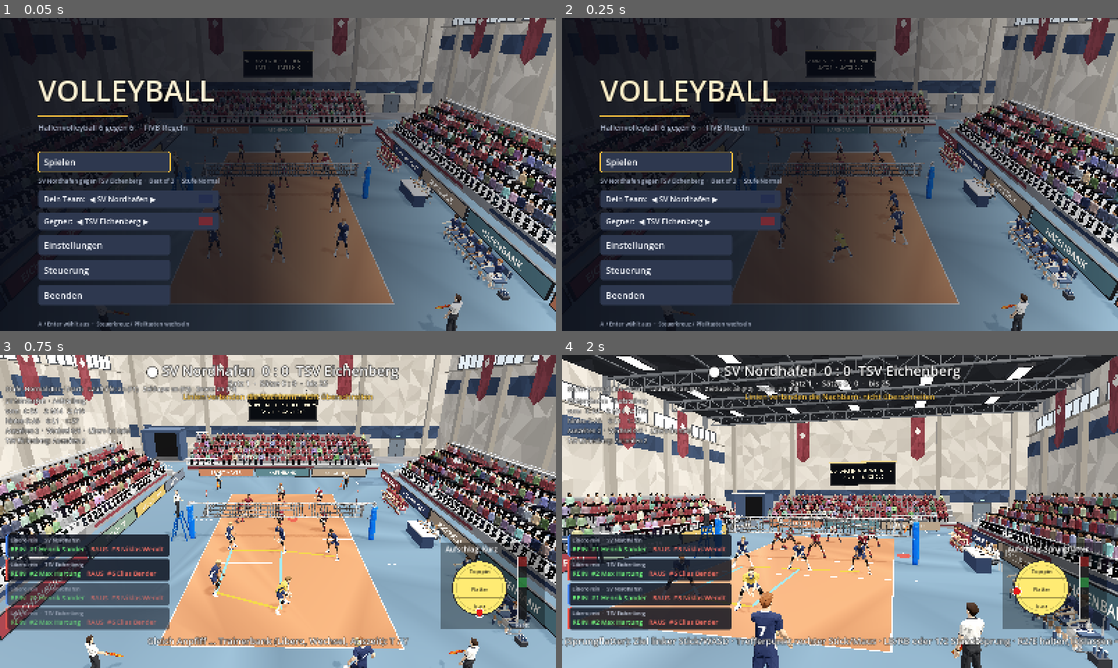
Above: before the commit, frames 1-4 (two rows, left to right).
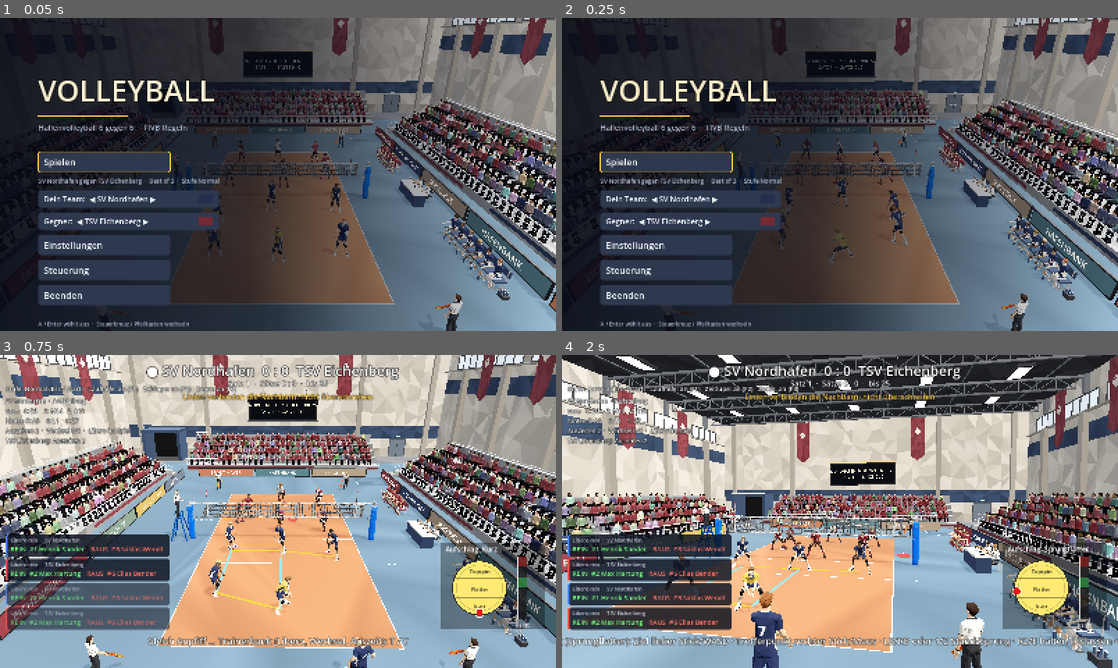
Above: after the commit, the same moments.

Repository: MattrixDev/volleyball_game
Game: Godot game, scene res://scenes/main.tscn
Same seed, same stepped clock (60 frames per second), same inputs: the game is played once before the commit and once after it.
Inputs (mouse positions are in pixels of both pictures, inside the frame that each line leads up to):
- Up to frame 1 (0.05 s): no input
- Up to frame 2 (0.25 s): no input
- Up to frame 3 (0.75 s): tap Enter at 0.5 s; move the mouse to (400, 495) at 0.52 s; hold D (move_right) from 0.53 s (still down); tap K (aim_down) at 0.6 s; click (400, 495) at 0.67 s
- Up to frame 4 (2 s): move the mouse to (728, 527) at 1.27 s; release D (move_right) at 1.28 s; hold S (move_down) from 1.28 s (still down); tap J (aim_left) at 1.35 s

The runs differ from the first frame. In frame 1, less than 0.1% of the frame differs, in the area x 37-63%, y 44-79%; in frame 2, less than 0.1%; in frame 3, less than 0.1%; in frame 4, nothing differs.

Commit message:
Treffpunkte: Zehenstand beim Standaufschlag, Bagger-Zuspiel mit Plattform, Halten im Treffpunkt bei spaetem Kontakt, Hocke fuer tiefe Baelle, weiche IK-Streckung
Co-Authored-By: Claude Opus 5.5 (1M context) <noreply@anthropic.com>
Claude-Session: https://claude.ai/code/session_01YMmMmpejJfgndmMikxTWfF

Diff:
--- a/scripts/anim_lab.gd
+++ b/scripts/anim_lab.gd
@@ -26,6 +26,7 @@
 var _trace_id := ""  # --lab-trace=A3:4440:4470 druckt Gelenke eines Spielers
 var _trace_f0 := 0
 var _trace_f1 := 0
+var _trace_joint := "sh_r"
 
 # --- Filmen
 var shots := []
@@ -65,6 +66,8 @@
 			_trace_id = tr[0]
 			_trace_f0 = int(tr[1])
 			_trace_f1 = int(tr[2])
+			if tr.size() > 3:
+				_trace_joint = tr[3]
 		elif a.begins_with("--lab-end="):
 			_end_tick = int(a.get_slice("=", 1))
 	if match_node.has_signal("contact"):
@@ -205,7 +208,8 @@
 	_prev[p] = cur
 	if _trace_id == id and tick >= _trace_f0 and tick <= _trace_f1:
 		var ft: Dictionary = p._feet
-		print("T%d %s sh_r=%s anim=%s phys=%s ikw=%s feet=%s" % [tick, id, f.j["sh_r"].quaternion, f._q.get("sh_r"), f._pq.get("sh_r"), f._ik_last.get("arm_r"), {"l": [ft.get("l", {}).get("on"), snappedf(ft.get("l", {}).get("w", 0), 0.01)], "r": [ft.get("r", {}).get("on"), snappedf(ft.get("r", {}).get("w", 0), 0.01)]}])
+		var tj := _trace_joint
+		print("T%d %s %s=%s anim=%s phys=%s ikw=%s miss=%s feet=%s" % [tick, id, tj, f.j[tj].quaternion, f._q.get(tj), f._pq.get(tj), f._ik_last.get("arm_r"), p._feet_miss, {"l": [ft.get("l", {}).get("on"), snappedf(ft.get("l", {}).get("w", 0), 0.01)], "r": [ft.get("r", {}).get("on"), snappedf(ft.get("r", {}).get("w", 0), 0.01)]}])
 
 
 func _on_contact(kind: String, pos: Vector3, _strength: float) -> void:
@@ -239,7 +243,7 @@
 		if df < d:
 			d = df
 			part = "forearm_" + sd
-	var c := {"tick": tick, "kind": kind, "player": _pid(p), "anim": p.anim_kind, "tech": p.anim_tech, "dist": snappedf(d, 0.001), "part": part}
+	var c := {"tick": tick, "kind": kind, "player": _pid(p), "anim": p.anim_kind, "tech": p.anim_tech, "dist": snappedf(d, 0.001), "part": part, "rel": snappedf(p.now - p.anim_t, 0.001), "pt": snappedf(pos.distance_to(p.contact_pt), 0.001)}
 	_contacts.append(c)
 	if d > T_HAND_BALL:
 		_events.append({"type": "contact_far", "player": _pid(p), "team": p.team, "num": p.number, "f0": tick, "f1": tick, "peak_f": tick, "peak": snappedf(d, 0.001), "anim": p.anim_kind, "tech": p.anim_tech, "joint": part, "ctx": kind})
--- a/scripts/figure.gd
+++ b/scripts/figure.gd
@@ -465,7 +465,14 @@
 	var u := up.global_position
 	var l1 := u.distance_to(mid.global_position)
 	var l2 := mid.global_position.distance_to(end.global_position)
-	var dist := clampf(u.distance_to(target), absf(l1 - l2) + 0.001, l1 + l2 - 0.0005)
+	# Weiche Streckung: kurz vor ganz gestreckt waechst der Abstand nur noch langsam. Sonst
+	# schnappt das Gelenk beim Hineinreichen in einem Takt von gestreckt auf gebeugt.
+	var reach := l1 + l2
+	var soft := reach * 0.06
+	var raw := u.distance_to(target)
+	if raw > reach - soft:
+		raw = reach - soft + soft * (1.0 - exp(-(raw - reach + soft) / soft))
+	var dist := clampf(raw, absf(l1 - l2) + 0.001, reach - 0.0005)
 	# 1. Scharnier: zweimal messen und nachbeugen (die Achse liegt nicht ganz quer zum Glied)
 	for it in 2:
 		var cur := u.distance_to(end.global_position)
--- a/scripts/match.gd
+++ b/scripts/match.gd
@@ -1329,7 +1329,8 @@
 		serve_ideal = clock + Ballistics.time_to_height(ball.position, ball_vel, 3.2)
 	else:
 		ball_vel = Vector3(0.0, 5.0, 0.0)
-		serve_ideal = clock + Ballistics.time_to_height(ball.position, ball_vel, 2.5)
+		# 2,32 m: so hoch reicht der gestreckte Arm auf den Zehenspitzen.
+		serve_ideal = clock + Ballistics.time_to_height(ball.position, ball_vel, 2.32)
 	last_action = "toss"
 	last_touch_team = serving_team
 	ai_serve_e = ai_e("serve")
@@ -2896,8 +2897,10 @@
 	if opp != null and not opp.done:
 		opp.player.anim_kind = opp.kind
 		opp.player.anim_tech = opp.tech
-		opp.player.anim_t = opp.t
-		opp.player.contact_pt = opp.point
+		# Zu spaet dran: die Bewegung haelt kurz im Treffpunkt an, bis der Ball wirklich gespielt wird
+		opp.player.anim_t = maxf(opp.t, minf(clock, opp.t + 0.12))
+		# Zu spaet dran: Arme und Haende gehen dem Ball nach, statt am geplanten Punkt zu warten.
+		opp.player.contact_pt = opp.point.lerp(ball.position, smoothstep(0.0, 0.05, clock - opp.t))
 		opp.player.contact_aim = _contact_aim(opp)
 		opp.player.contact_on = true
 	if phase == Phase.PRE_SERVE or (phase == Phase.TOSS and not serve_done):
--- a/scripts/player.gd
+++ b/scripts/player.gd
@@ -156,6 +156,7 @@
 	anim_kind = ""
 	anim_t = -10.0
 	contact_on = false
+	_reach_off = Vector3.ZERO
 	_vel = Vector3.ZERO
 	_last_pos = position
 
@@ -287,6 +288,7 @@
 	_was_dive = dive_timer > 0.0
 	if _getup > 0.0:
 		_getup = maxf(_getup - delta * (1.0 + 0.8 * _run_amt), 0.0)
+	_dt_pose = delta
 	var p := _target_pose()
 	fig.pose_spring(p, delta, _stiff)
 	_update_sec(delta)
@@ -318,6 +320,14 @@
 		y = maxf(jump_h, -fig.lowest_point(false))
 	_root_y = maxf(lerpf(_root_y, y, clampf(delta * 25.0, 0.0, 1.0)), -low)
 	fig.root_node.position.y = _root_y
+	# Standaufschlag: im Treffpunkt auf die Zehenspitzen, der Koerper streckt sich zum Ball.
+	_toe = 0.0
+	if anim_kind == "serve" and anim_tech == "stand" and not airborne:
+		var rs := now - anim_t
+		_toe = TOE_RISE * smoothstep(-0.22, -0.03, rs) * (1.0 - smoothstep(0.06, 0.28, rs))
+		fig.root_node.position.y += _toe
+		fig._sync()
+	_reach_ball(delta)
 	_plant_feet(delta)
 	_contact_ik()
 	_apply_hits()
@@ -446,6 +456,8 @@
 ## Stelle festgehalten, bis die Animation ihn anhebt oder er zu weit weg muss. Dann loest er sich
 ## weich und macht dabei einen kleinen Schritt zur neuen Stelle. So gleitet kein Fuss ueber den
 ## Boden, auch nicht beim Drehen auf der Stelle oder wenn Laufen und Schrittlaenge nicht genau passen.
+var _toe := 0.0  # m: Zehenstand (Standaufschlag), so weit heben sich Koerper und Fersen
+const TOE_RISE := 0.07
 var _feet_miss := {}  # Seite -> wie weit das Bein den festen Punkt im letzten Takt verfehlt hat
 var _sole_t := {}  # Seite -> Sohlenhoehe der Animation in diesem Takt (vor den Korrekturen)
 var _feet := {}  # Seite -> {on, anchor (Sprunggelenk Welt), basis (Fuss Welt), w, from, from_b, last}
@@ -455,6 +467,35 @@
 const STRETCH := 0.2  # m: so weit darf der Fuss vom Ziel der Animation weg, dann Schritt
 const TWIST := 0.6  # rad: Koerper hat sich so weit gedreht, dann Schritt
 const STEP_T := 0.13  # s: Dauer des Loesens / kleinen Schritts
+
+
+## Baggern: ist der Ball ausser Reichweite (zu spaet dran, Ball seitlich), macht der Koerper einen
+## Ausfallschritt zum Ball, statt die Arme ins Leere zu strecken. Vor den festen Fuessen, damit
+## die Fuesse dabei nicht rutschen, sondern nachsetzen.
+var _reach_off := Vector3.ZERO
+var _dt_pose := 0.0
+var crouch_want := 0.0  # m: so tief soll die Huefte fuer einen tiefen Ball
+var _crouch_drop := 0.0  # m: so tief ist sie gerade (geglaettet)
+func _reach_ball(delta: float) -> void:
+	var want := Vector3.ZERO
+	if contact_on and anim_kind in ["pass", "dig", "free", "set"] and anim_tech != "over" and not airborne and dive_timer <= 0.0:
+		var rel := now - anim_t
+		var w := smoothstep(-0.32, -0.06, rel) * (1.0 - smoothstep(0.1, 0.3, rel))
+		var off: Vector3 = contact_pt - (fig.j["hips"] as Node3D).global_position
+		off.y = 0.0
+		var excess := off.length() - 0.55
+		if excess > 0.0:
+			want = off.normalized() * minf(excess, 0.5) * w
+		# tiefer Ball: in die Knie gehen, bis die Plattform unter den Ball kommt (ueber die Haltung,
+		# siehe _target_pose_main, damit die Fuesse am Boden bleiben)
+		var sh_y := (fig.j["sh_r"] as Node3D).global_position.y + _crouch_drop
+		crouch_want = clampf((sh_y - 0.62) - (contact_pt.y - 0.17), 0.0, 0.35) * w
+	else:
+		crouch_want = 0.0
+	_reach_off = _reach_off.lerp(want, clampf(delta * 18.0, 0.0, 1.0))
+	if _reach_off.length() > 0.002:
+		fig.root_node.position += fig.global_basis.orthonormalized().inverse() * _reach_off
+		fig._sync()
 
 
 func _plant_feet(delta: float) -> void:
@@ -505,7 +546,15 @@
 		if f.on:
 			f.w = 1.0
 			shown = f.anchor
-			_pin_foot(sd, f.anchor, f.basis, 1.0)
+			if _toe > 0.001:
+				# Ferse hebt sich, der Fuss dreht um die Zehen
+				var ft := Transform3D(f.basis, f.anchor)
+				var toe: Vector3 = ft * Vector3(0, -0.097, -0.225)
+				var ang := -asin(clampf(_toe / 0.245, 0.0, 0.8))
+				var rot := Basis((f.basis as Basis).x.normalized(), ang)
+				_pin_foot(sd, toe + rot * ((f.anchor as Vector3) - toe), rot * (f.basis as Basis), 1.0)
+			else:
+				_pin_foot(sd, f.anchor, f.basis, 1.0)
 		elif float(f.w) > 0.0:
 			# loesen: vom alten Standpunkt weich zur Animation, beim Schritt mit kleinem Bogen
 			f.w = maxf(float(f.w) - delta / STEP_T, 0.0)
@@ -598,10 +647,15 @@
 		hands = {"l": [up - r * 0.25 + opp_dir * 0.2, opp_dir], "r": [up + r * 0.25 + opp_dir * 0.2, opp_dir]}
 	elif not contact_on and anim_kind != "serve":
 		return
-	elif anim_kind in ["pass", "dig", "free"] and anim_tech != "over":
+	elif anim_kind in ["pass", "dig", "free", "set"] and anim_tech != "over":
 		# Baggern: gestreckte Arme, Plattform aus beiden Unterarmen unter dem Ball.
 		w = smoothstep(-0.32, -0.06, rel) * (1.0 - smoothstep(0.1, 0.3, rel))
 		var plat := b - up * 0.17 + f * 0.07
+		# Plattform immer vor dem Koerper (sonst gehen die Arme durch Bauch und Beine)
+		var hp: Vector3 = fig.j["hips"].global_position
+		var ahead := (plat - hp).dot(f)
+		if ahead < 0.4:
+			plat += f * (0.4 - ahead)
 		tg = {"l": plat - r * 0.05, "r": plat + r * 0.05}
 		# Haende ineinander: Finger zeigen nach vorn unten, Handflaechen zueinander, Daumen parallel.
 		var fd := f * 0.75 - up * 0.65
@@ -688,10 +742,13 @@
 			miss = maxf(miss, res * ws)
 	# In der Luft: fehlt dem gestreckten Arm noch etwas bis zum Ball, streckt sich der ganze
 	# Koerper ein Stueck nach (Schultergürtel, hoechstens 20 cm), statt vorbeizuschlagen.
-	if airborne and miss > 0.02 and tg.has("r"):
+	if (airborne or anim_kind == "serve") and miss > 0.02 and tg.has("r"):
 		var wr: Vector3 = fig.j["wr_r"].global_position
 		var lift: Vector3 = ((tg["r"] as Vector3) - wr).limit_length(0.25)
-		lift.y = clampf(lift.y, 0.0, 0.2)
+		lift.y = clampf(lift.y, 0.0, 0.2 if airborne else 0.05)
+		if not airborne:
+			lift.x = 0.0
+			lift.z = 0.0
 		# Verschiebung in Weltrichtung -> Figur-Raum (die Figur ist gedreht)
 		fig.root_node.position += fig.global_basis.orthonormalized().inverse() * lift
 		fig._sync()
@@ -1041,6 +1098,15 @@
 		var w := smoothstep(-0.9, -0.35, rel) * (1.0 - smoothstep(0.25, 0.6, rel))
 		base = _mix(base, tech, w)
 		_stiff = 20.0
+	_crouch_drop = lerpf(_crouch_drop, crouch_want, clampf(_dt_pose * 14.0, 0.0, 1.0))
+	if _crouch_drop > 0.005:
+		# Hocke: Oberschenkel nach vorn, Knie doppelt gebeugt, Fuss bleibt flach; Oberkoerper neigt sich
+		var a := acos(clampf(1.0 - _crouch_drop / 0.9, -1.0, 1.0))
+		for sd in ["l", "r"]:
+			base["hip_" + sd] = base.get("hip_" + sd, Vector3.ZERO) + Vector3(a, 0, 0)
+			base["kn_" + sd] = base.get("kn_" + sd, Vector3.ZERO) + Vector3(-2.0 * a, 0, 0)
+			base["an_" + sd] = base.get("an_" + sd, Vector3.ZERO) + Vector3(a, 0, 0)
+		base["chest"] = base.get("chest", Vector3.ZERO) - Vector3(0.35 * a, 0, 0)
 	return base
 
 
